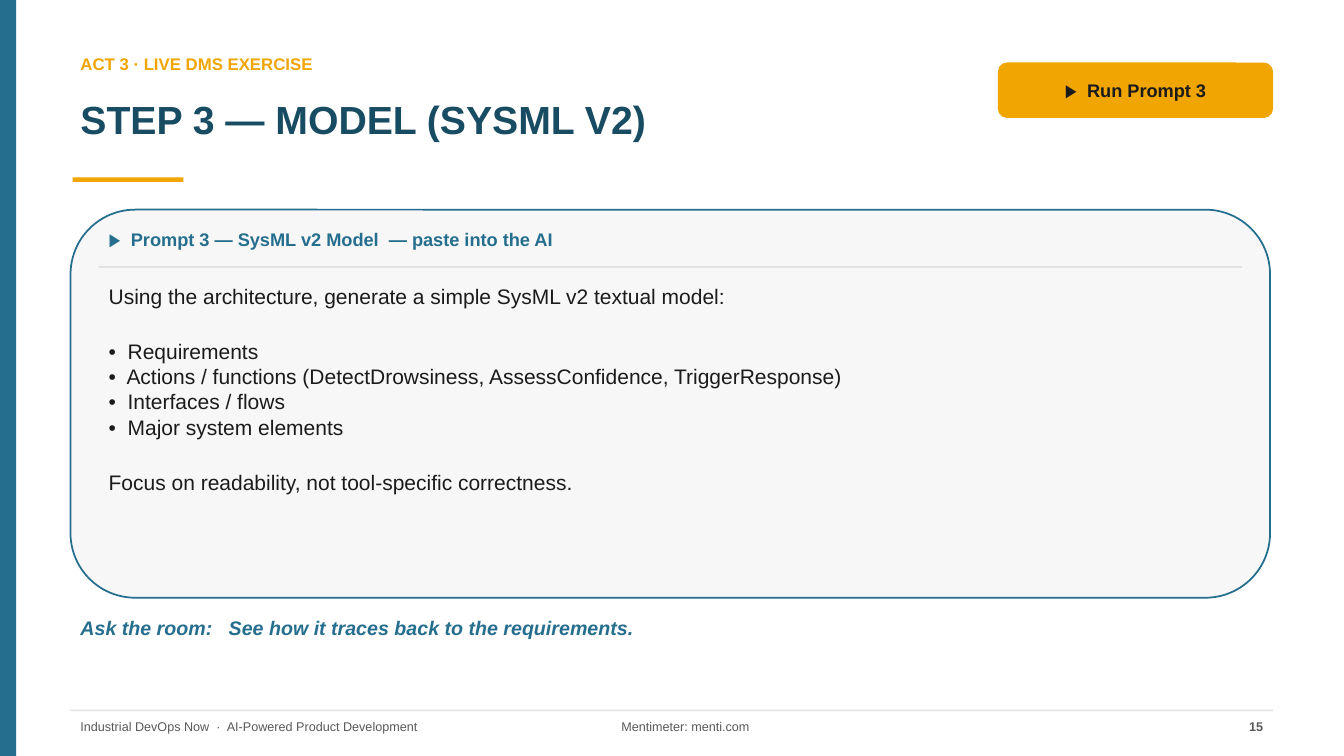
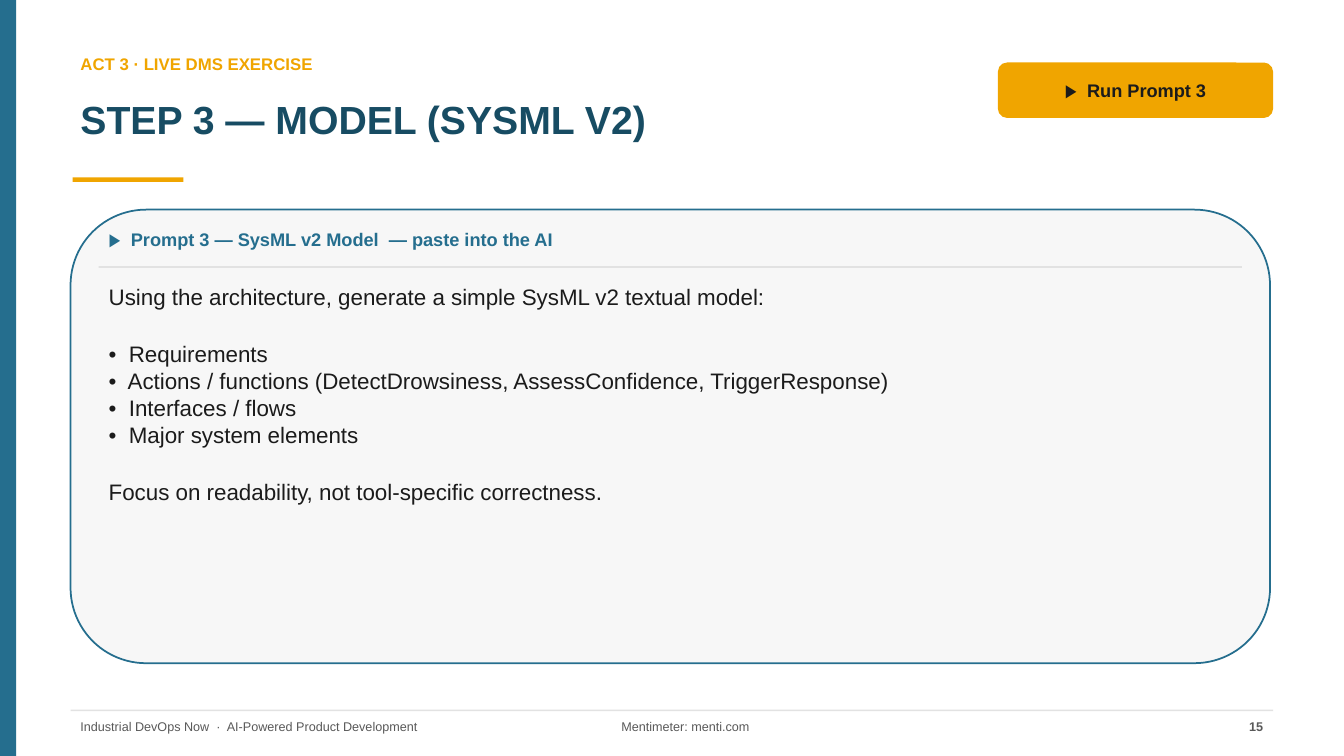
Before and after one commit to rockinryeman/SDLC-Workshop, a slide deck: slide 15 of dms-workshop/AI-Powered-Product-Development_DMS.pptx. Drawn at 1344x756 pixels with LibreOffice and Linux fonts; fonts in the diff are those of the drawing. Boxes give left, top, right and bottom in pixels: in the first picture for what was removed or moved away, otherwise in the second. Text is boxed around its words. In the diff, an @@ line names an element or a change of style, - is before the commit and + after.

```diff
--- a/dms-workshop/AI-Powered-Product-Development_DMS.pptx
+++ b/dms-workshop/AI-Powered-Product-Development_DMS.pptx
@@ rounded rectangle resized from (x1=71, y1=210, x2=1270, y2=598) to (x1=71, y1=210, x2=1270, y2=663) @@
@@ text "Using the architecture, generate a ..." at (x1=109, y1=288, x2=888, y2=505): size 15 to 16 pt @@
@@ text removed at (x1=80, y1=620, x2=633, y2=639) @@
-Ask the room: See how it traces back to the requirements.
```
Also in this commit, not shown: 4 other slides changed, 2 other files.
